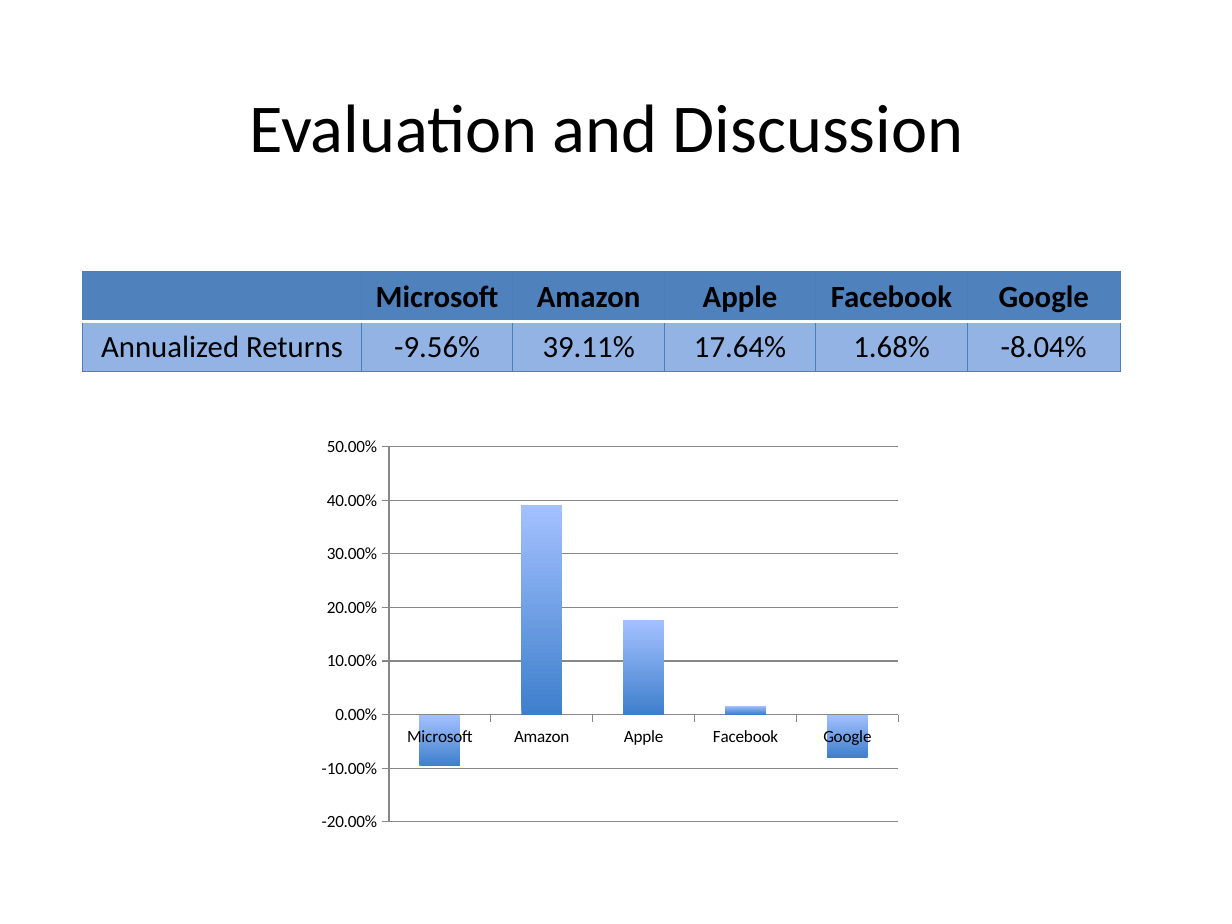
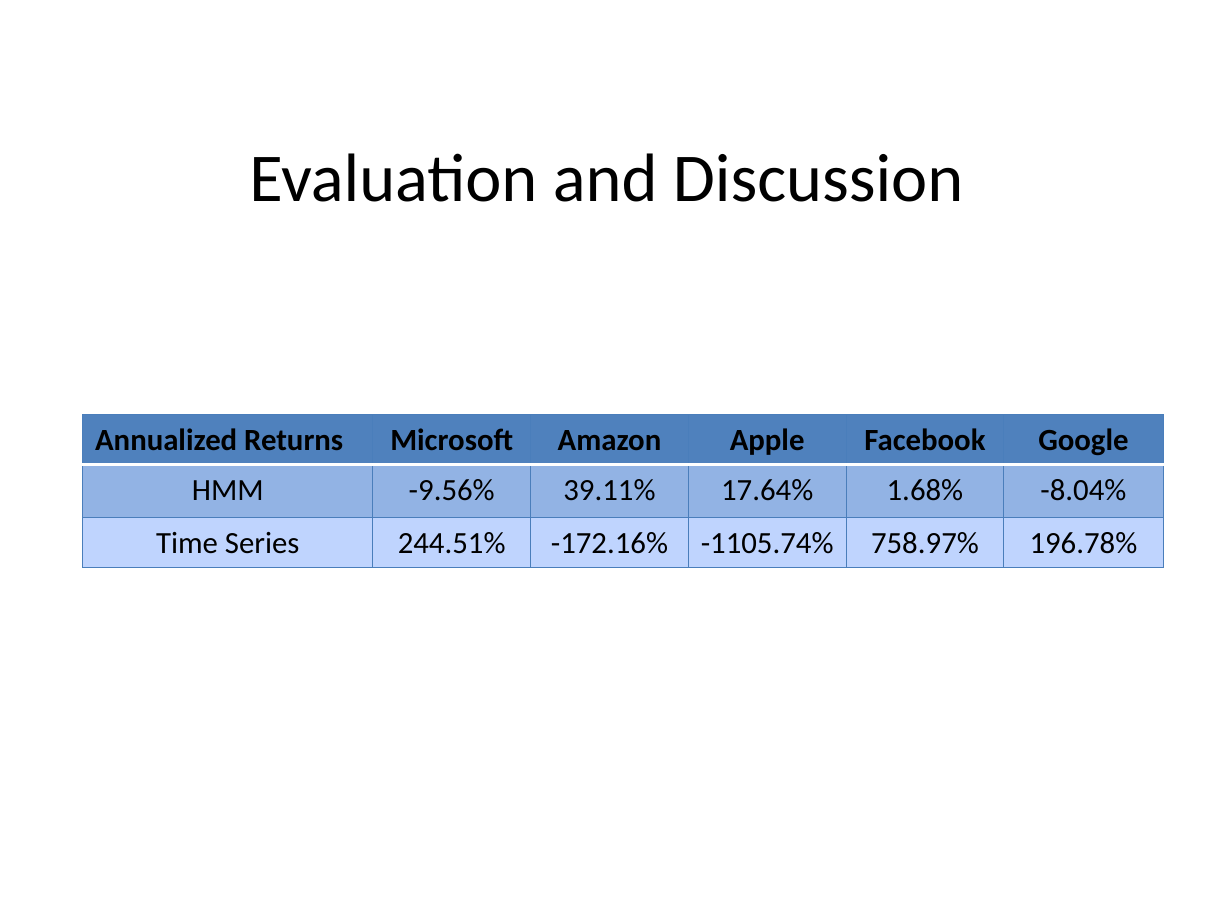
Before and after one commit to yulinlei/Stock-Market-Prediction, a slide deck: slide 1 of presentation_YulinLei.pptx. Drawn at 1232x924 pixels with LibreOffice and Linux fonts; fonts in the diff are those of the drawing. Boxes give left, top, right and bottom in pixels: in the first picture for what was removed or moved away, otherwise in the second. Text is boxed around its words. In the diff, an @@ line names an element or a change of style, - is before the commit and + after.

```diff
--- a/presentation_YulinLei.pptx
+++ b/presentation_YulinLei.pptx
@@ title "Evaluation and Discussion" moved from (x1=249, y1=104, x2=963, y2=153) to (x1=249, y1=153, x2=963, y2=202) @@
@@ table at (x1=83, y1=415, x2=1163, y2=568) @@
-row 1:  | Microsoft | Amazon | Apple | Facebook | Google
-row 2: Annualized Returns | -9.56% | 39.11% | 17.64% | 1.68% | -8.04%
+row 1: Annualized Returns | Microsoft | Amazon | Apple | Facebook | Google
+row 2: HMM | -9.56% | 39.11% | 17.64% | 1.68% | -8.04%
+row 3: Time Series | 244.51% | -172.16% | -1105.74% | 758.97% | 196.78%
@@ table resized from (x1=83, y1=272, x2=1120, y2=372) to (x1=83, y1=415, x2=1163, y2=568) @@
@@ column chart removed at (x1=308, y1=408, x2=924, y2=834) @@
-categories: Microsoft, Amazon, Apple, Facebook, Google
-Series 1: -0.1, 0.39, 0.18, 0.02, -0.08
```
